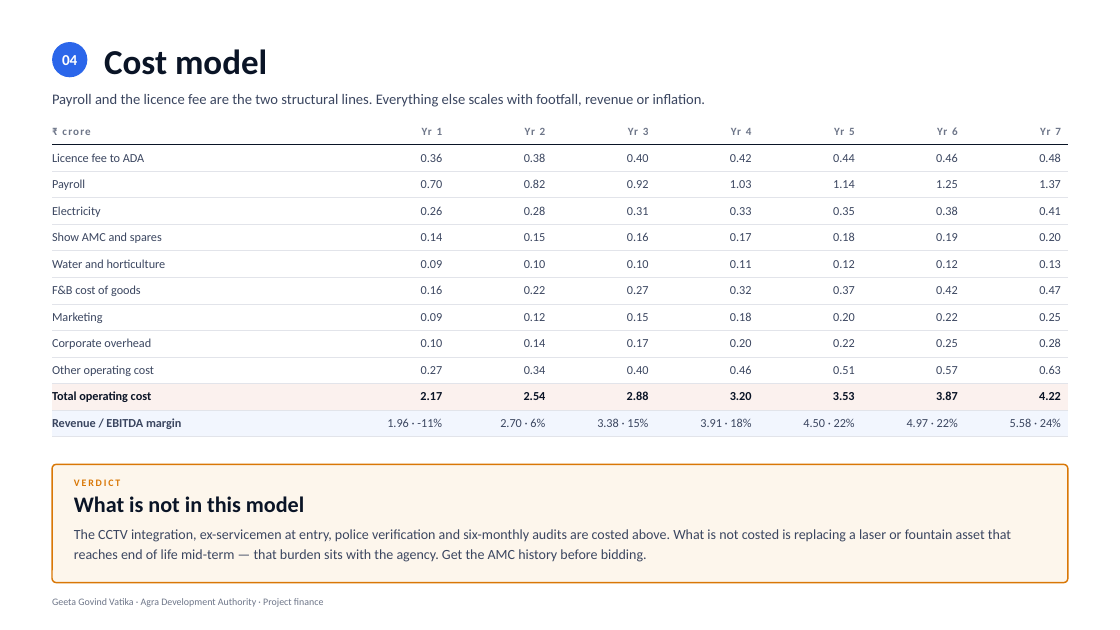
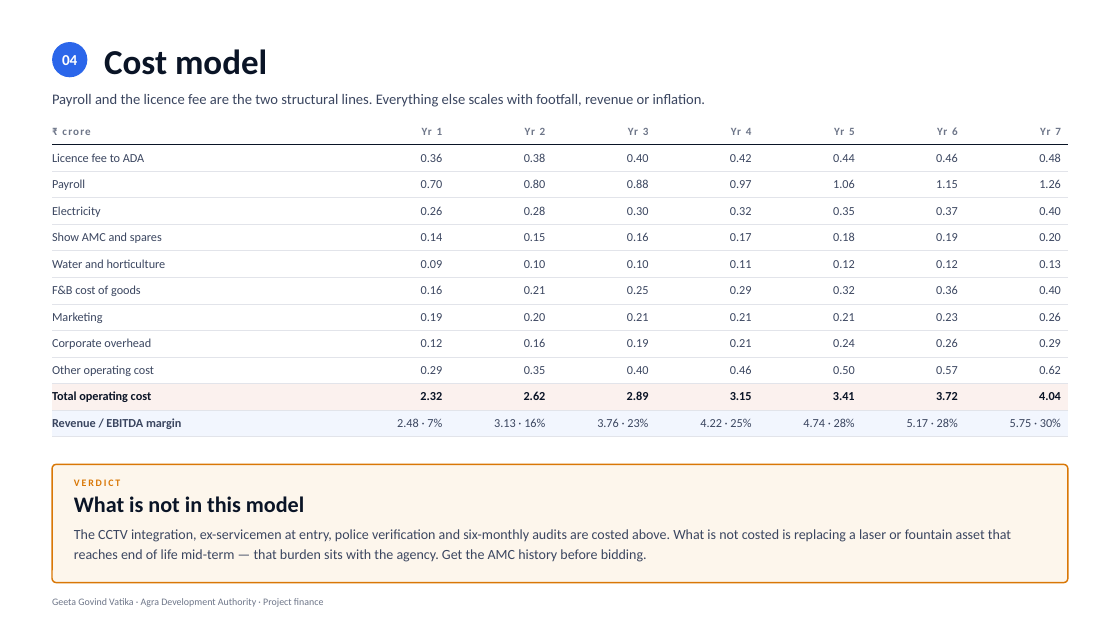
Before and after one commit to eodcfo/vappl-deck, a slide deck: slide 5 of pptx/EOD-Geeta-Govind-Vatika-Project-Finance.pptx. Drawn at 1120x630 pixels with LibreOffice and Linux fonts; fonts in the diff are those of the drawing. Boxes give left, top, right and bottom in pixels: in the first picture for what was removed or moved away, otherwise in the second. Text is boxed around its words. In the diff, an @@ line names an element or a change of style, - is before the commit and + after.

```diff
--- a/pptx/EOD-Geeta-Govind-Vatika-Project-Finance.pptx
+++ b/pptx/EOD-Geeta-Govind-Vatika-Project-Finance.pptx
@@ table at bbox=[52, 120, 1070, 433] @@
-row 3: Payroll | 0.70 | 0.82 | 0.92 | 1.03 | 1.14 | 1.25 | 1.37
+row 3: Payroll | 0.70 | 0.80 | 0.88 | 0.97 | 1.06 | 1.15 | 1.26
-row 4: Electricity | 0.26 | 0.28 | 0.31 | 0.33 | 0.35 | 0.38 | 0.41
+row 4: Electricity | 0.26 | 0.28 | 0.30 | 0.32 | 0.35 | 0.37 | 0.40
-row 7: F&B cost of goods | 0.16 | 0.22 | 0.27 | 0.32 | 0.37 | 0.42 | 0.47
+row 7: F&B cost of goods | 0.16 | 0.21 | 0.25 | 0.29 | 0.32 | 0.36 | 0.40
-row 8: Marketing | 0.09 | 0.12 | 0.15 | 0.18 | 0.20 | 0.22 | 0.25
+row 8: Marketing | 0.19 | 0.20 | 0.21 | 0.21 | 0.21 | 0.23 | 0.26
-row 9: Corporate overhead | 0.10 | 0.14 | 0.17 | 0.20 | 0.22 | 0.25 | 0.28
+row 9: Corporate overhead | 0.12 | 0.16 | 0.19 | 0.21 | 0.24 | 0.26 | 0.29
-row 10: Other operating cost | 0.27 | 0.34 | 0.40 | 0.46 | 0.51 | 0.57 | 0.63
+row 10: Other operating cost | 0.29 | 0.35 | 0.40 | 0.46 | 0.50 | 0.57 | 0.62
-row 11: Total operating cost | 2.17 | 2.54 | 2.88 | 3.20 | 3.53 | 3.87 | 4.22
+row 11: Total operating cost | 2.32 | 2.62 | 2.89 | 3.15 | 3.41 | 3.72 | 4.04
-row 12: Revenue / EBITDA margin | 1.96 · -11% | 2.70 · 6% | 3.38 · 15% | 3.91 · 18% | 4.50 · 22% | 4.97 · 22% | 5.58 · 24%
+row 12: Revenue / EBITDA margin | 2.48 · 7% | 3.13 · 16% | 3.76 · 23% | 4.22 · 25% | 4.74 · 28% | 5.17 · 28% | 5.75 · 30%
```
Also in this commit, not shown: 12 other slides changed, 14 other files.
